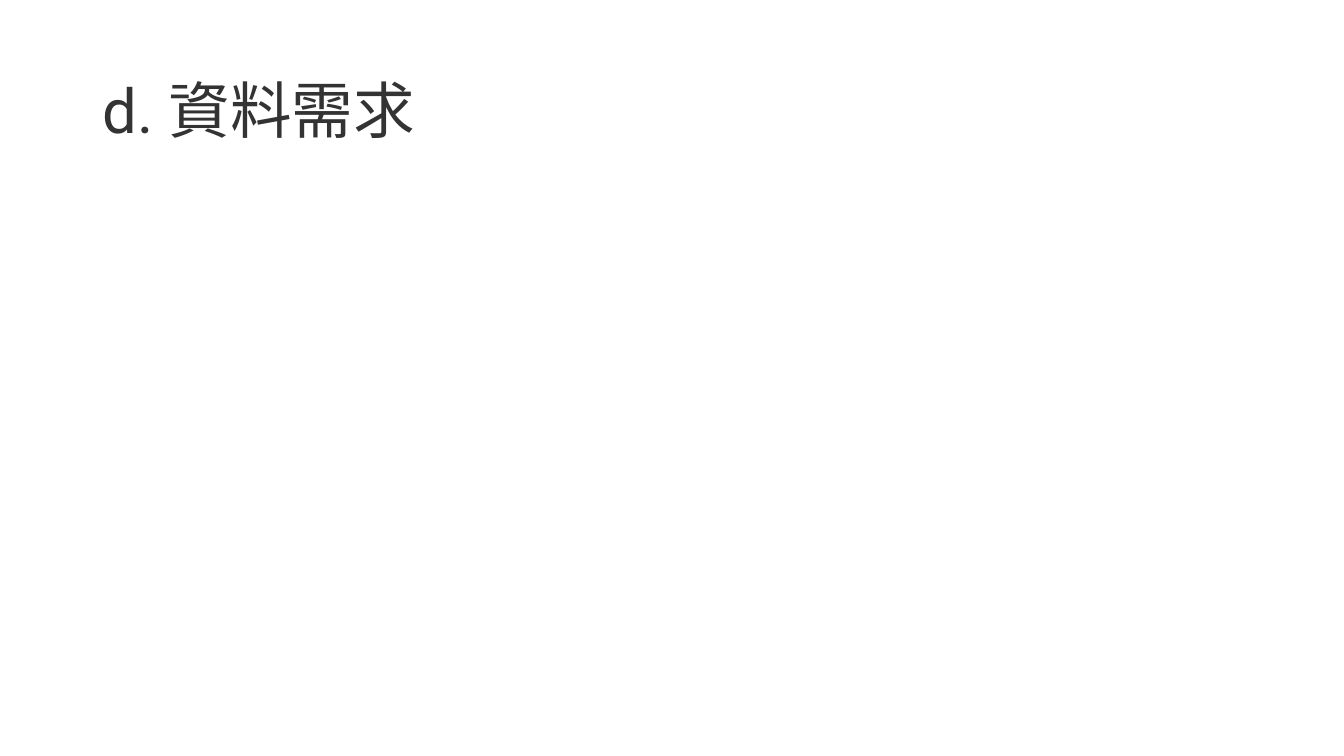
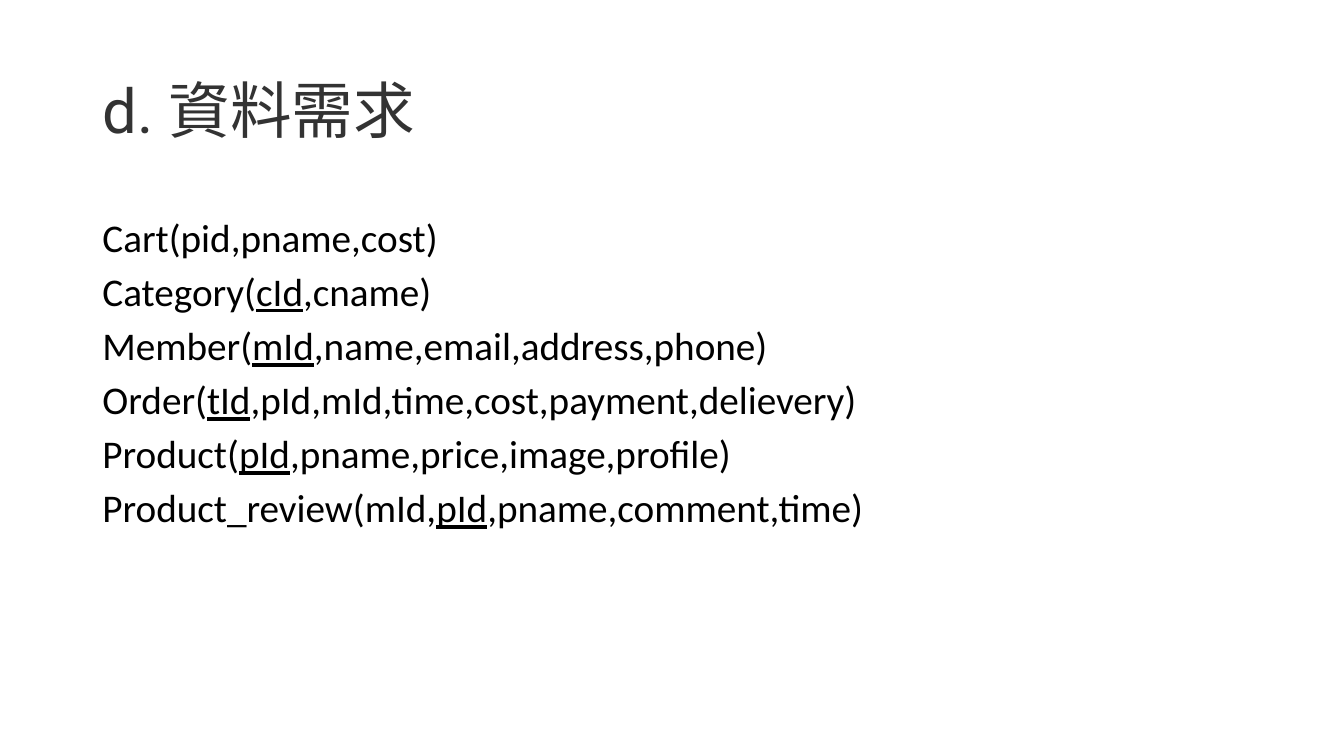
Before and after one commit to 406411461/1092_database_web, a slide deck: slide 4 of 期末驗收/A/G04.pptx. Drawn at 1344x756 pixels with LibreOffice and Linux fonts; fonts in the diff are those of the drawing. Boxes give left, top, right and bottom in pixels: in the first picture for what was removed or moved away, otherwise in the second. Text is boxed around its words. In the diff, an @@ line names an element or a change of style, - is before the commit and + after.

```diff
--- a/期末驗收/A/G04.pptx
+++ b/期末驗收/A/G04.pptx
@@ text added at (x1=102, y1=223, x2=863, y2=529), 28 pt, text #000000 @@
+Cart(pid,pname,cost)
+Category(cId,cname)
+Member(mId,name,email,address,phone)
+Order(tId,pId,mId,time,cost,payment,delievery)
+Product(pId,pname,price,image,profile)
+Product_review(mId,pId,pname,comment,time)
```
Also in this commit, not shown: 2 other slides changed, 1 slide added, 3 slides removed, 1 other file.
